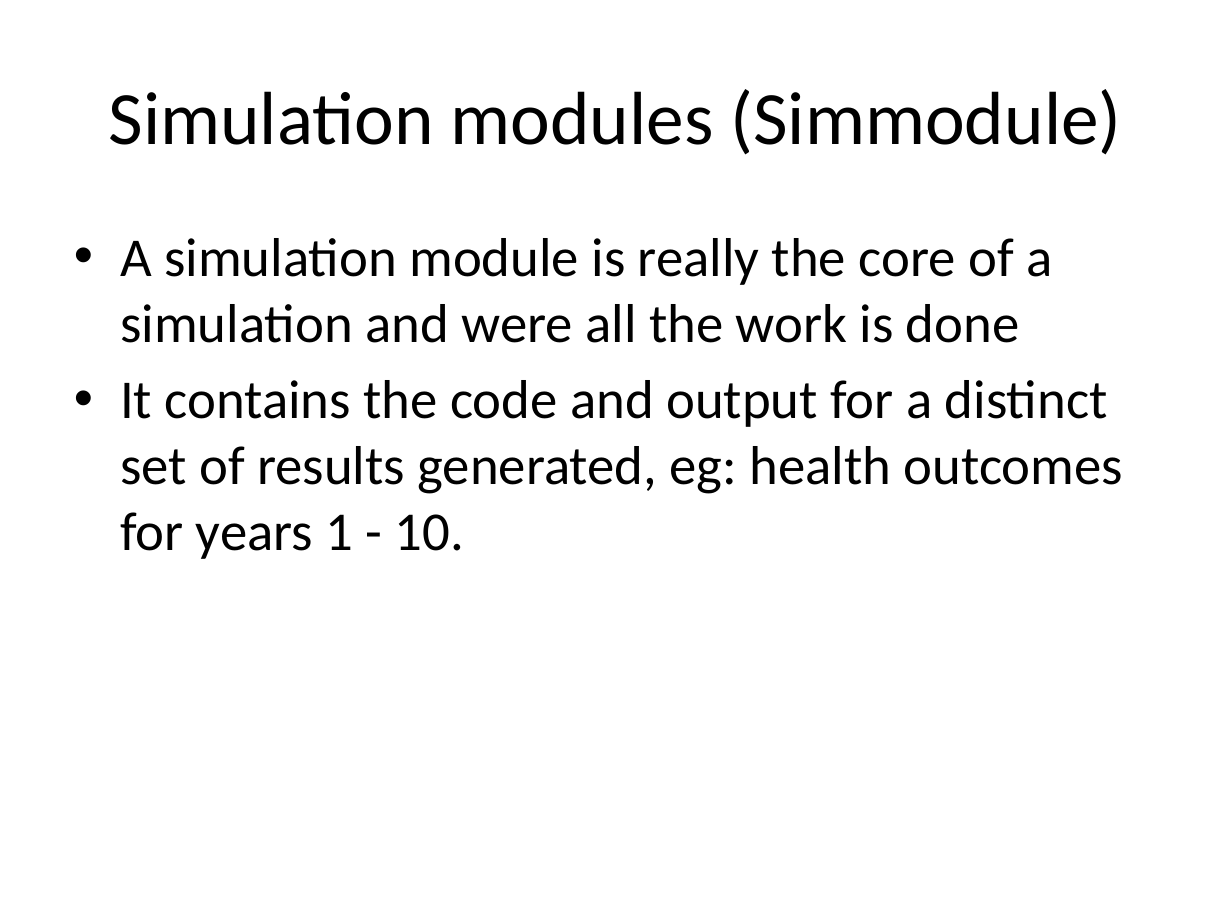
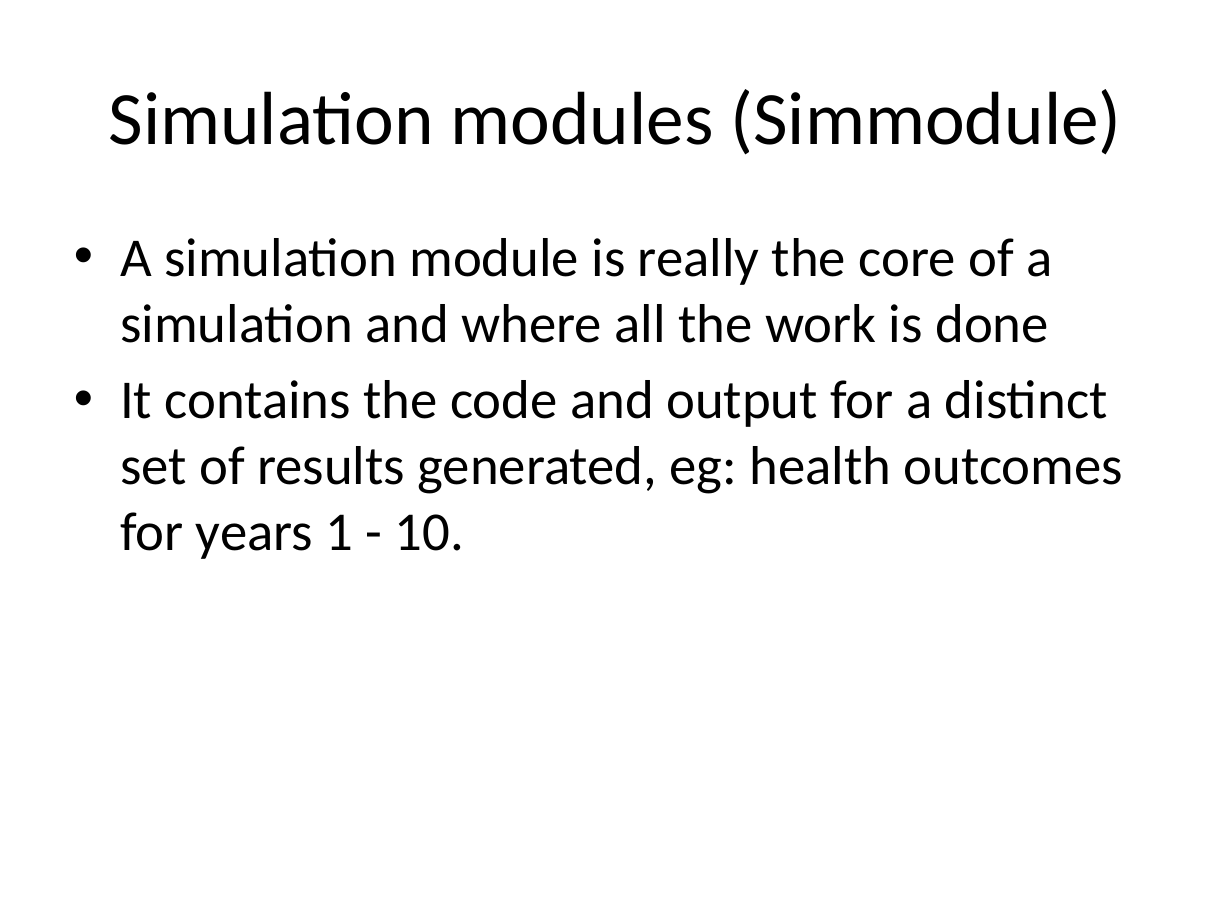
Before and after one commit to compassresearchcentre/simario, a slide deck: slide 12 of src/docs/Simar overview.pptx. Drawn at 1232x924 pixels with LibreOffice and Linux fonts; fonts in the diff are those of the drawing. Boxes give left, top, right and bottom in pixels: in the first picture for what was removed or moved away, otherwise in the second. Text is boxed around its words. In the diff, an @@ line names an element or a change of style, - is before the commit and + after.

```diff
--- a/src/docs/Simar overview.pptx
+++ b/src/docs/Simar overview.pptx
@@ text at (x1=120, y1=238, x2=1052, y2=343): text changed @@
-• A simulation module is really the core of a simulation and were all the work is done
+• A simulation module is really the core of a simulation and where all the work is done
```
Also in this commit, not shown: 3 other files.
